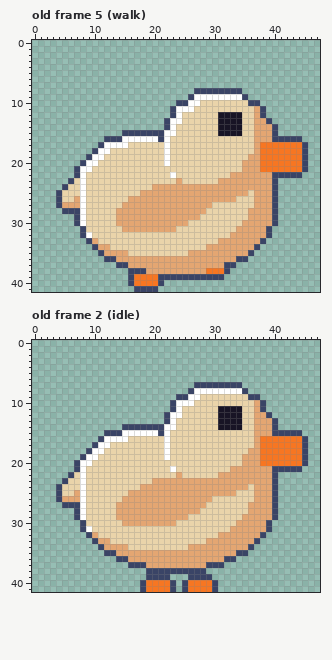
Pixel-art file, stored at art/duck/duck.aseprite. Above, as it was before the edit.
48x42 pixels, 14 frames. Shown: old frame 5 (walk), old frame 2 (idle). The commit also changed other frames, which this record leaves out.
Once edited:
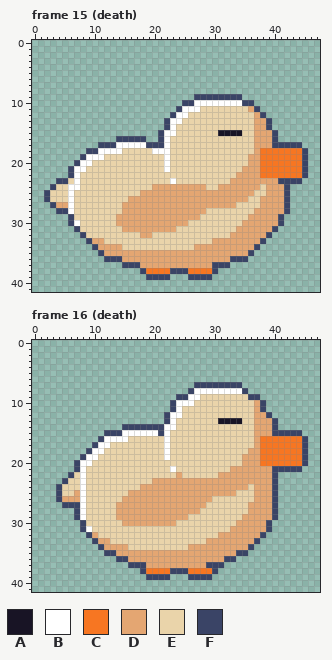
Palette (. is transparent): A #181425  B #ffffff  C #f77622  D #e4a672  E #ead4aa  F #3a4466
A new or re-ordered frame is compared with the old frame closest to it.
Message: Add seated duck failure poses and retry visual contract
The edit:
frames 14 -> 17
Changed rows in their new state; - is an unchanged pixel.
Frame 15 (death) is new; against old frame 5 (walk):
first column x 2:
 8 -------------------------........-----------
 9 ------------------------.FFFFFFFF.----------
10 ----------------------.-F-BBBBBBBF-.--------
11 ---------------------.F--B--------DF.-------
12 -----------------------B-----EEEE-----------
13 -----------------------------EEEE-----------
14 -----------------------------EEEE----F.-----
15 -------------......-------------------------
16 ----------..-FFFF..--------------------....-
17 ----------FF--BBBFFF----------------DDFFFFF.
18 -------F---BB-----BB------------------------
19 ------FB------------------------------------
20 -----FB-E------------------------E----------
21 ----FB-E------------B-----------------------
22 ----FBE--------------E---------E----CCCCCCCF
23 --FFEBE--------------BE------EE-------DFFFF-
24 -FEEBBE--------------------EE-------E-DDF---
25 FEE-B-E---------------------------DEE-DDF---
26 FEE-BEE-------------------------DD-E--DDF---
27 -FD-BEE---------------------DDDD---E--DDF---
28 --F-BEE-----E---------------------E---DDF---
29 ----FEE-------------------------------DF----
30 ----FBE-------------------------------DF----
31 -----FE------------------------------DF-----
32 -------E--------DD--------------------------
33 ---------D------------------D---------------
34 -----------DD------------DD-----------------
35 --------------DDDDDDDDDD--------------------
36 ------------F------------------F------------
37 ------------.-FF------------FF-.------------
38 --------------..-CCCCFFFCCC-F..-------------
39 --------------...FF--...----..--------------
40 --------------......------------------------
41 ---------------....-------------------------
Frame 16 (death) is new; against old frame 2 (idle):
first column x 31:
11 EEEE
12 EEEE
14 EEEE
first column x 18:
38 FCCCC---CCCCF
40 ......-......
41 ......-......
Where, in picture pixels (left, top, right, bottom), the same in both pictures:
changed: (44, 88, 308, 292)
changed: (218, 406, 242, 430)
changed: (140, 568, 218, 592)
